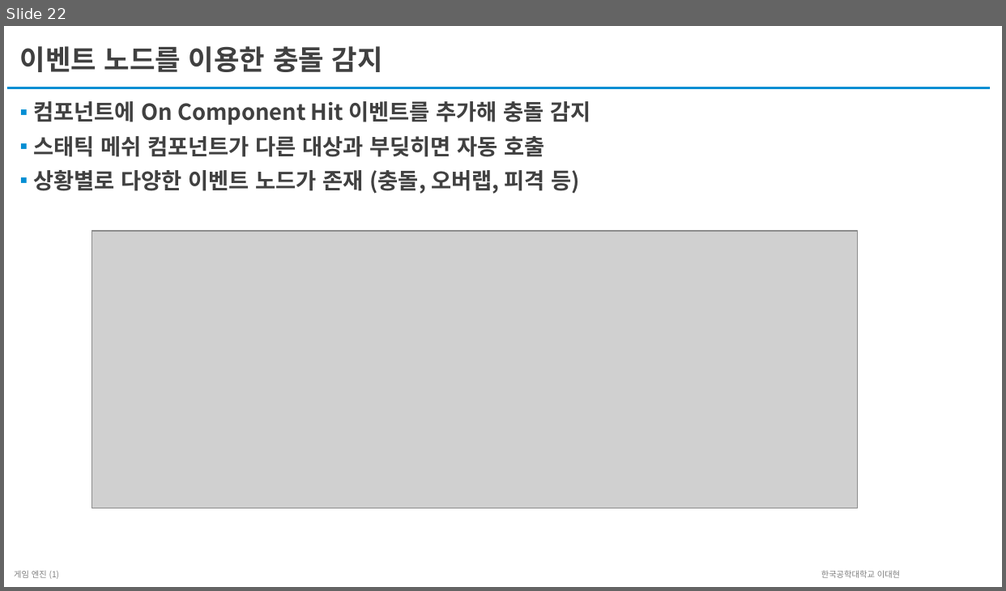
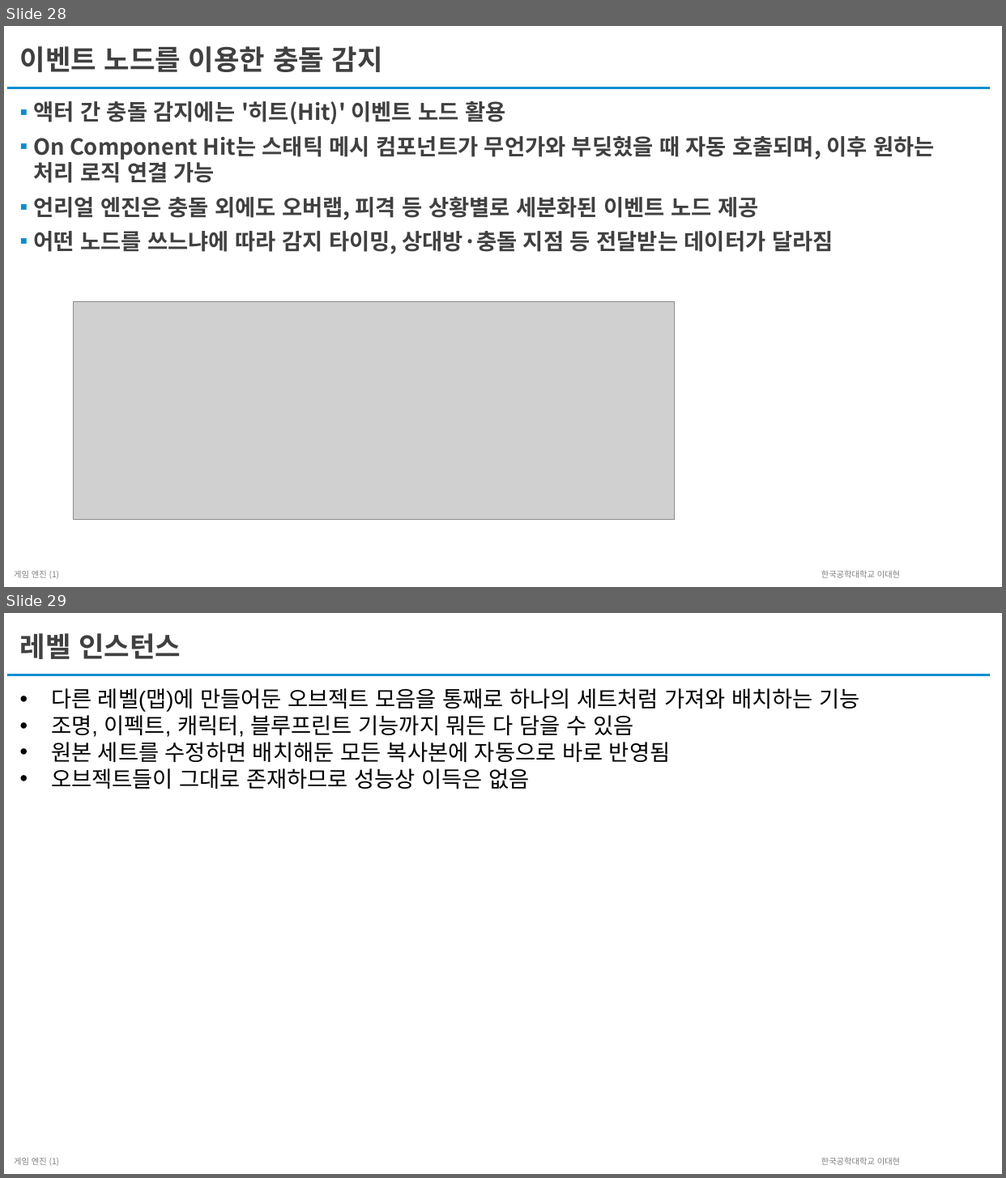
Before and after one commit to unreal-class/kmooc, a slide deck: LectureScript/2주차/2주차-교안-블루프린트 v2.pptx. Shown one above the other, each under a label of ours: slide 22 before the commit, slides 28 and 29 after it. The pictures are 1006x591 and 1006x1178 pixels, drawn with LibreOffice and Linux fonts; fonts in the diff are those of the drawing; grey boxes stand for pictures. Boxes give left, top, right and bottom in pixels: in the first picture for what was removed or moved away, otherwise in the second. Text is boxed around its words. In the diff, an @@ line names an element or a change of style, - is before the commit and + after.

```diff
--- a/LectureScript/2주차/2주차-교안-블루프린트 v2.pptx
+++ b/LectureScript/2주차/2주차-교안-블루프린트 v2.pptx
@@ slide 29 added at [4,613,1002,1174], background #FFFFFF; not listed: 2 template elements that a slide beside it also shows @@
@@ title added at [20,633,181,659], 20 pt, text #404040, bold @@
+레벨 인스턴스
@@ text added at [51,688,859,790], 16 pt, text #000000 @@
+• 다른 레벨(맵)에 만들어둔 오브젝트 모음을 통째로 하나의 세트처럼 가져와 배치하는 기능
+• 조명, 이펙트, 캐릭터, 블루프린트 기능까지 뭐든 다 담을 수 있음
+• 원본 세트를 수정하면 배치해둔 모든 복사본에 자동으로 바로 반영됨
+• 오브젝트들이 그대로 존재하므로 성능상 이득은 없음
@@ what was slide 22 is now slide 28 @@
@@ slide 28 changed as well @@
@@ text at [33,101,934,254]: text changed @@
-▪ 컴포넌트에 On Component Hit 이벤트를 추가해 충돌 감지
-▪ 스태틱 메쉬 컴포넌트가 다른 대상과 부딪히면 자동 호출
-▪ 상황별로 다양한 이벤트 노드가 존재 (충돌, 오버랩, 피격 등)
+▪ 액터 간 충돌 감지에는 '히트(Hit)' 이벤트 노드 활용
+▪ On Component Hit는 스태틱 메시 컴포넌트가 무언가와 부딪혔을 때 자동 호출되며, 이후 원하는 처리 로직 연결 가능
+▪ 언리얼 엔진은 충돌 외에도 오버랩, 피격 등 상황별로 세분화된 이벤트 노드 제공
+▪ 어떤 노드를 쓰느냐에 따라 감지 타이밍, 상대방·충돌 지점 등 전달받는 데이터가 달라짐
@@ picture: place and size @@
-picture at [91,231,857,508]
+picture at [74,302,675,520]
```
Also in this commit, not shown: 10 other slides changed, 9 other slides added, 4 slides removed, 1 other file.
